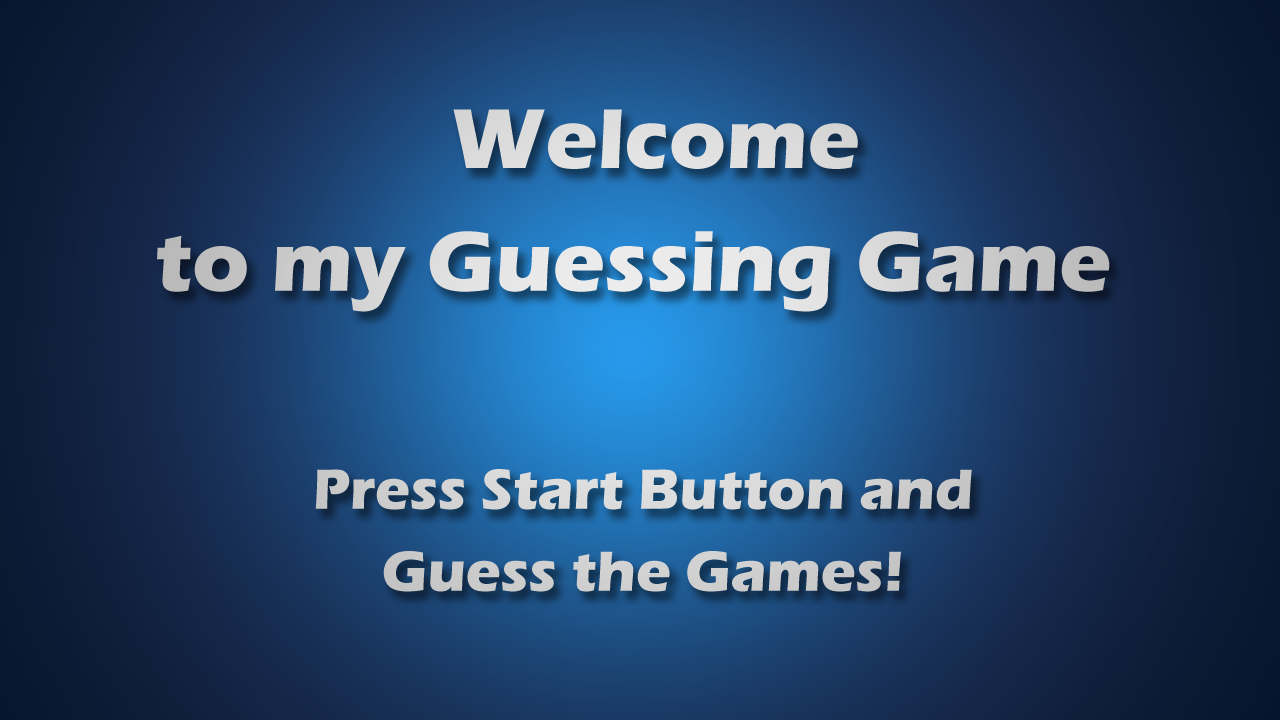
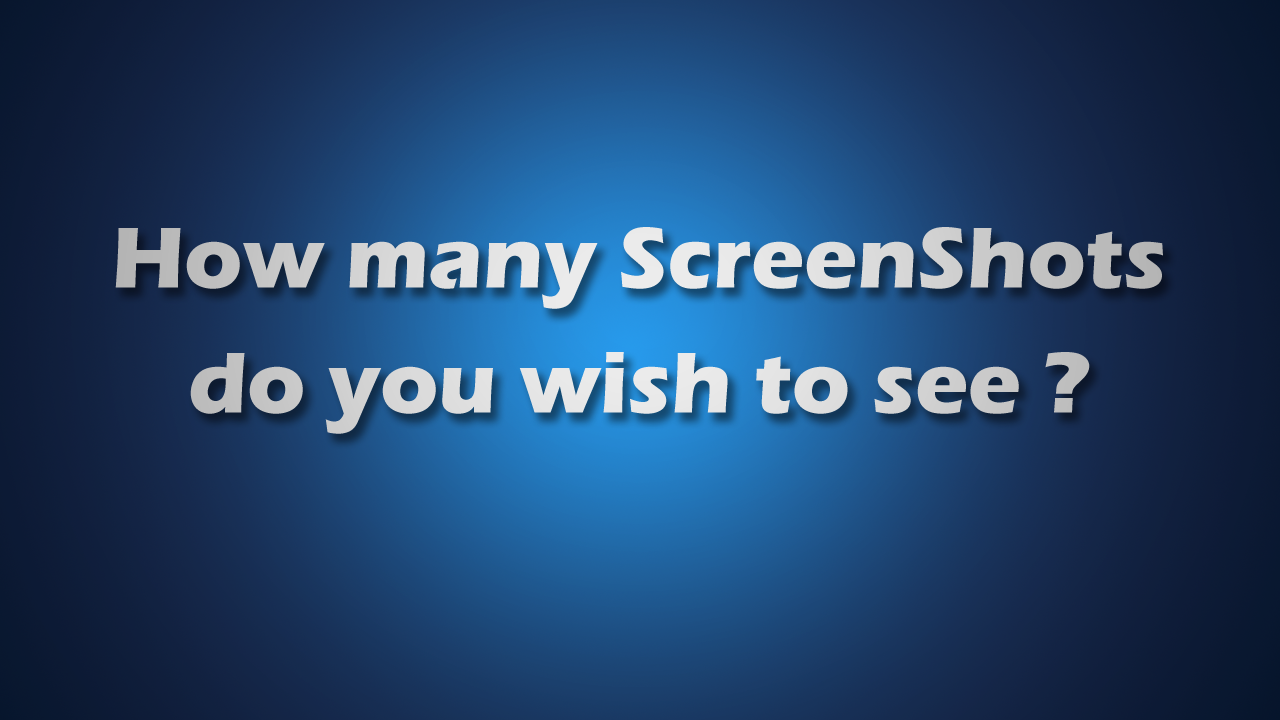
Comparing the layer stacks of the two 1280 x 720 images. Changes:
renamed "Welcome to my Guessing Game" to "How many ScreenShots ? do you wish to see", moved it above "You can select one or several Gameing Platforms from the Drop", painted on it over [115, 109, 1163, 434]
hid "Press Start Button and !Guess the Games" over [315, 469, 972, 592]
